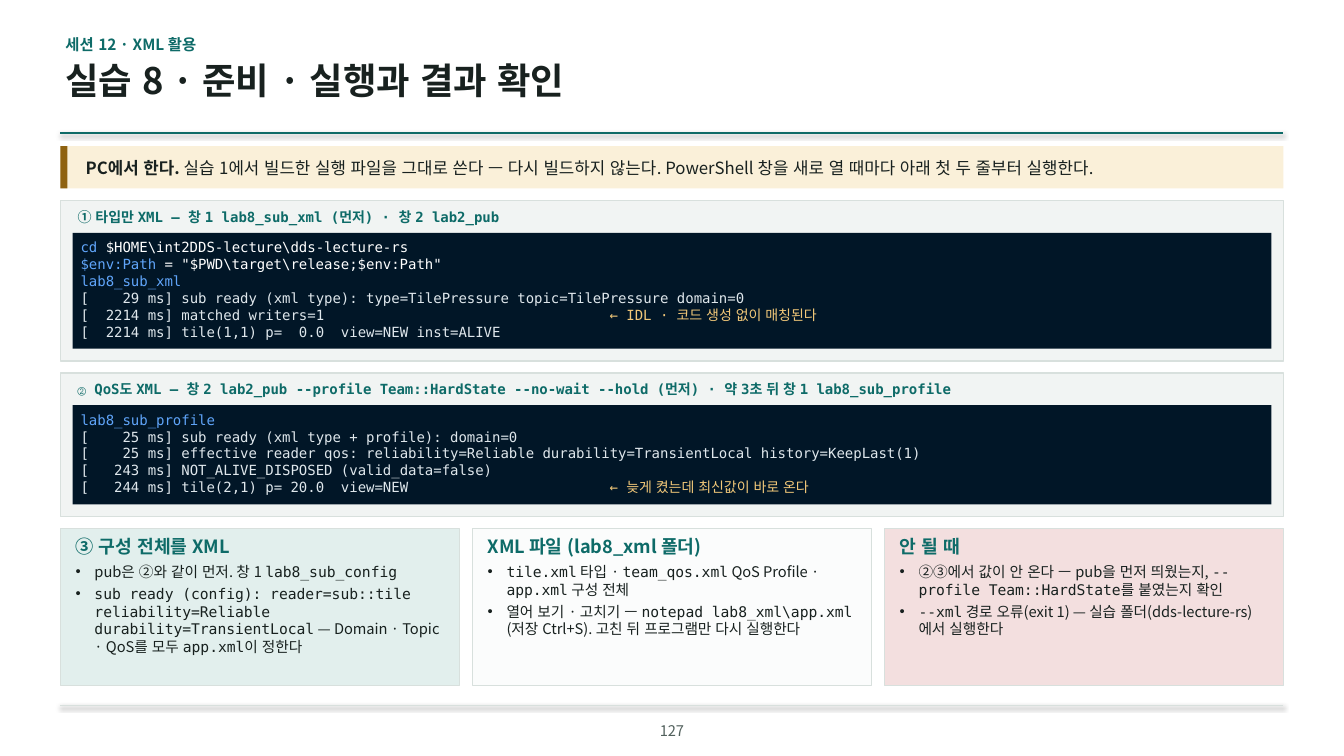
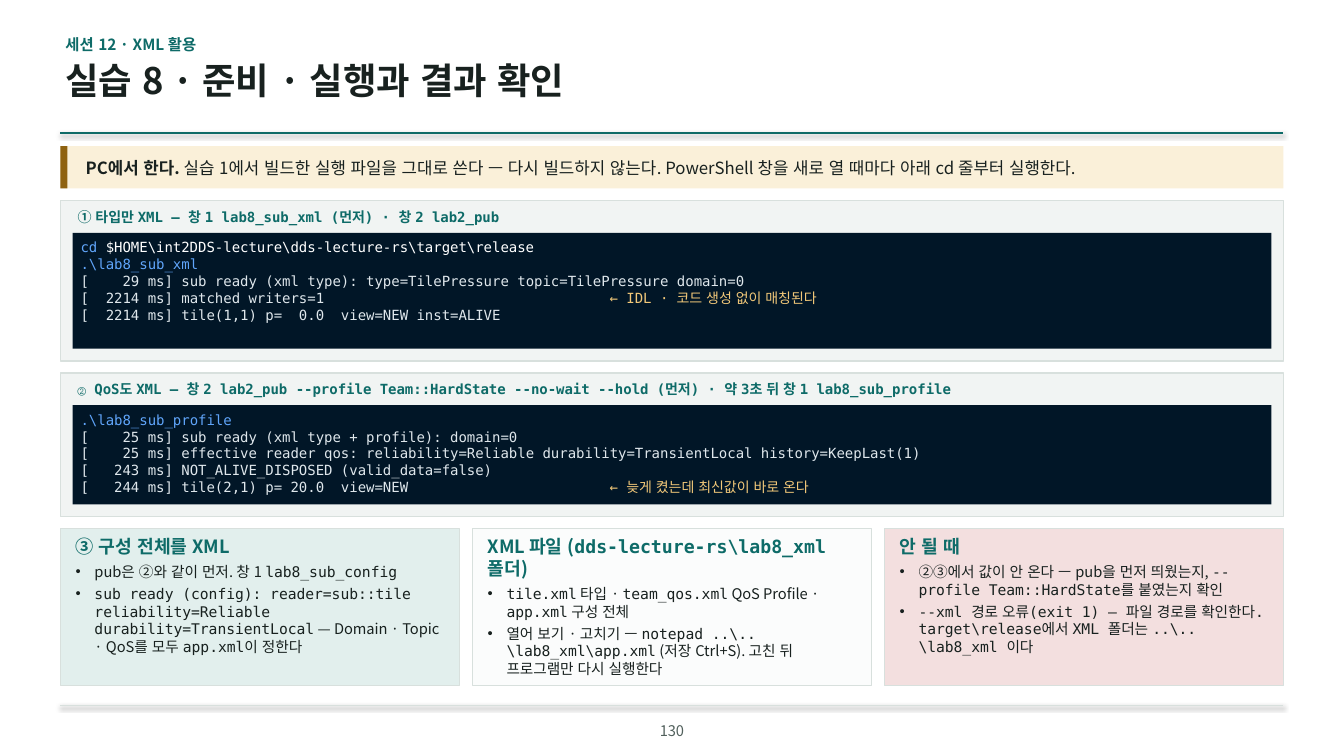
Before and after one commit to IntellectusCorp/int2DDS-lecture, a slide deck: slide 130 of int2dds-lecture-for-beginner.pptx (slide 127 before the commit). Drawn at 1344x756 pixels with LibreOffice and Linux fonts; fonts in the diff are those of the drawing; background and template pictures are left out. Boxes give left, top, right and bottom in pixels: in the first picture for what was removed or moved away, otherwise in the second. Text is boxed around its words. In the diff, an @@ line names an element or a change of style, - is before the commit and + after.

```diff
--- a/int2dds-lecture-for-beginner.pptx
+++ b/int2dds-lecture-for-beginner.pptx
@@ text at (86, 160, 1076, 176): text changed @@
-PC에서 한다. 실습 1에서 빌드한 실행 파일을 그대로 쓴다 — 다시 빌드하지 않는다. PowerShell 창을 새로 열 때마다 아래 첫 두 줄부터 실행한다.
+PC에서 한다. 실습 1에서 빌드한 실행 파일을 그대로 쓴다 — 다시 빌드하지 않는다. PowerShell 창을 새로 열 때마다 아래 cd 줄부터 실행한다.
@@ text in rectangle at (81, 241, 534, 273): text changed @@
-cd $HOME\int2DDS-lecture\dds-lecture-rs
-$env:Path = "$PWD\target\release;$env:Path"
-lab8_sub_xml
+cd $HOME\int2DDS-lecture\dds-lecture-rs\target\release
+.\lab8_sub_xml
@@ text in rectangle at (81, 414, 232, 428): text changed @@
-lab8_sub_profile
+.\lab8_sub_profile
@@ text at (488, 537, 826, 579): text changed; font Noto Sans CJK KR to DejaVu Sans Mono @@
-XML 파일 (lab8_xml 폴더)
+XML 파일 (dds-lecture-rs\lab8_xml 폴더)
@@ text at (507, 627, 794, 675): text changed @@
-• 열어 보기 · 고치기 — notepad lab8_xml\app.xml (저장 Ctrl+S). 고친 뒤 프로그램만 다시 실행한다
+• 열어 보기 · 고치기 — notepad ..\..\lab8_xml\app.xml (저장 Ctrl+S). 고친 뒤 프로그램만 다시 실행한다
@@ text at (919, 605, 1264, 656): text changed; font Noto Sans CJK KR to DejaVu Sans Mono @@
-• --xml 경로 오류(exit 1) — 실습 폴더(dds-lecture-rs)에서 실행한다
+• --xml 경로 오류(exit 1) — 파일 경로를 확인한다. target\release에서 XML 폴더는 ..\..\lab8_xml 이다
@@ page number at (660, 725, 684, 736): text changed @@
-127
+130
```
Also in this commit, not shown: 16 other slides changed, 3 slides added.
